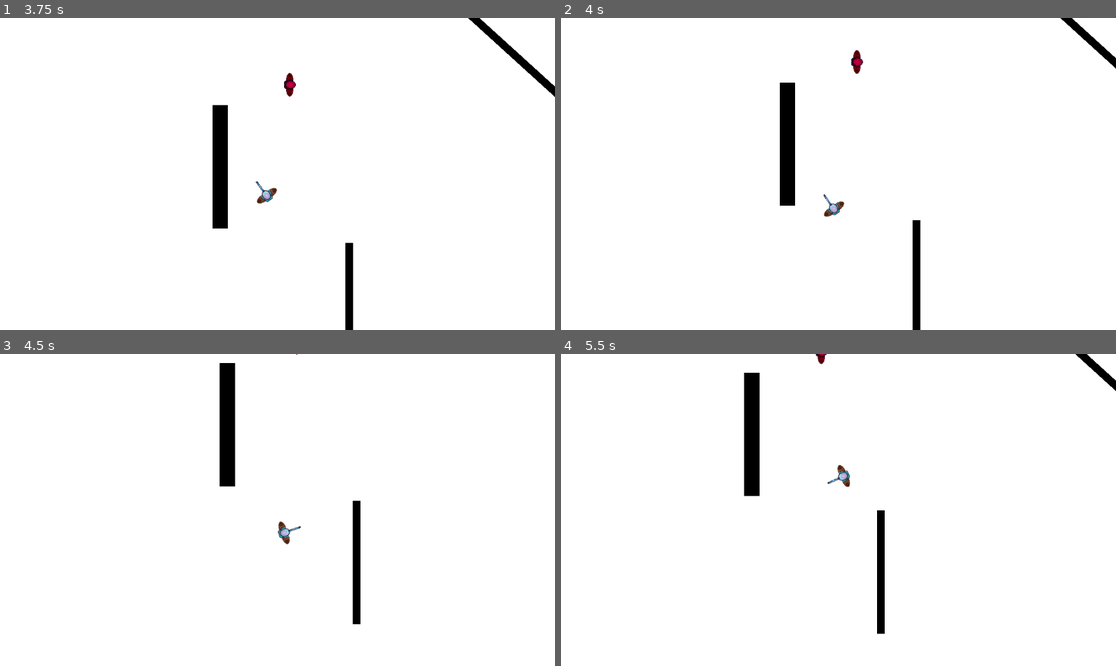
Above: before the commit, frames 1-4 (two rows, left to right).
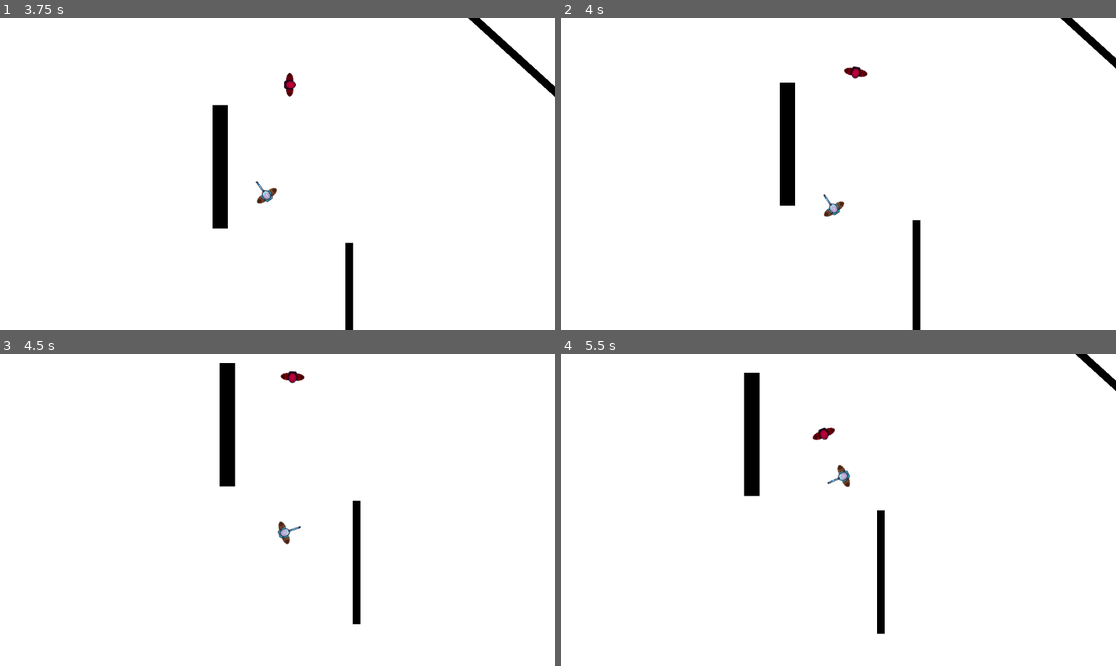
Above: after the commit, the same moments.

Repository: LurkenW/heistrouglite
Game: Godot game, scene res://scenes/bankTemp.tscn
Same seed, same stepped clock (60 frames per second), same inputs: the game is played once before the commit and once after it. The engine's default icon, where the game draws it, is replaced by a stand-in: a white triangle on a blue panel in a dark square.
Inputs (mouse positions are in pixels of both pictures, inside the frame that each line leads up to):
- Up to frame 1 (3.75 s): tap Enter at 0.5 s; move the mouse to (249, 236) at 0.52 s; hold Shift (player_sprint_shift) 0.53-1.28 s; hold W (move_up) 0.53-2.03 s; click (249, 236) at 0.67 s; move the mouse to (444, 220) at 1.27 s; click (444, 220) at 1.35 s; move the mouse to (111, 127) at 2.02 s; hold Shift (player_sprint_shift) 2.03-2.78 s; hold A (move_left) 2.03-3.53 s; move the mouse to (305, 174) at 2.77 s; click (305, 174) at 2.85 s; move the mouse to (194, 96) at 3.52 s; hold S (move_down) from 3.53 s (still down); hold Shift (player_sprint_shift) from 3.53 s (still down)
- Up to frame 2 (4 s): keep holding S (move_down); keep holding Shift (player_sprint_shift)
- Up to frame 3 (4.5 s): move the mouse to (399, 494) at 4.27 s; release S (move_down) at 4.28 s; release Shift (player_sprint_shift) at 4.28 s; hold D (move_right) from 4.28 s (still down); click (399, 494) at 4.35 s
- Up to frame 4 (5.5 s): move the mouse to (727, 525) at 5.02 s; release D (move_right) at 5.03 s; hold W (move_up) from 5.03 s (still down); hold Shift (player_sprint_shift) from 5.03 s (still down); click (727, 525) at 5.17 s

Frame 1 is identical in both runs. In frame 2, 0.2% of the frame differs, in the area x 50-56%, y 10-20%; in frame 3, 0.1%; in frame 4, 0.2%.

Commit message:
Updated Enemy Movement
Pathfinding functionality finished.

Diff:
--- a/heist_game/scripts/enemy.gd
+++ b/heist_game/scripts/enemy.gd
@@ -91,17 +91,15 @@
 	#If the cast succeeds, activate the alertness timer
 	if sight_check_result:
 		if sight_check_result.collider.name == target_player.name:
-			if (player_in_sight == false):
+			if (alerted == false && alert_timer.time_left == 0):
 				alert_timer.start()
 			player_in_sight = true
 			if distance_to_player < 80:
 				attack_player()
 		else:
 			player_in_sight = false
-			_on_alert_timer_timeout() #Spit and scotch-tape ass way of doing it
 
 func _on_alert_timer_timeout():
-	print("alert timer")
 	if player_in_sight == true:
 		alerted = true
 
@@ -109,3 +107,4 @@
 	if (attack_timer.time_left == 0):
 		target_player.take_damage(8)
 		attack_timer.start()
+		print(target_player.health)
